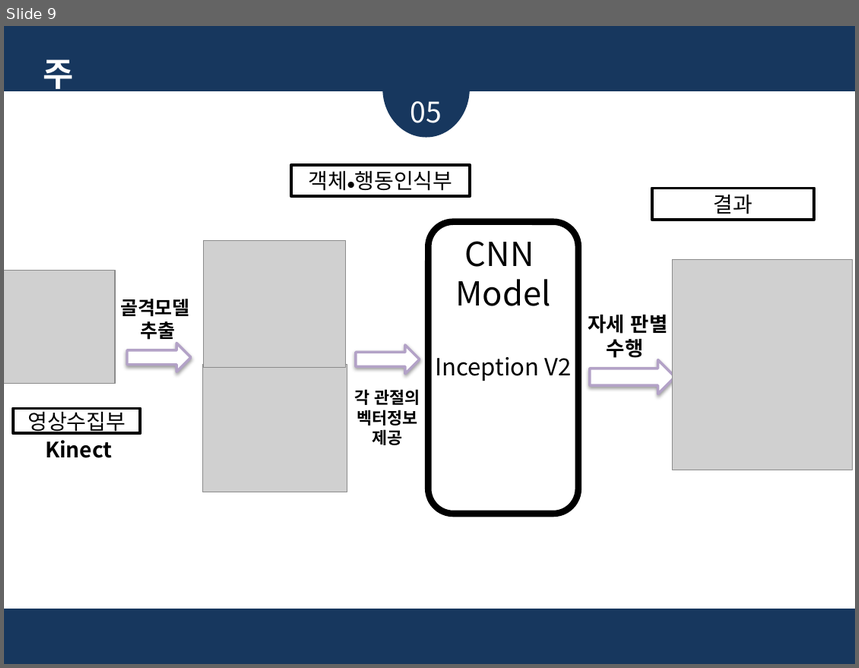
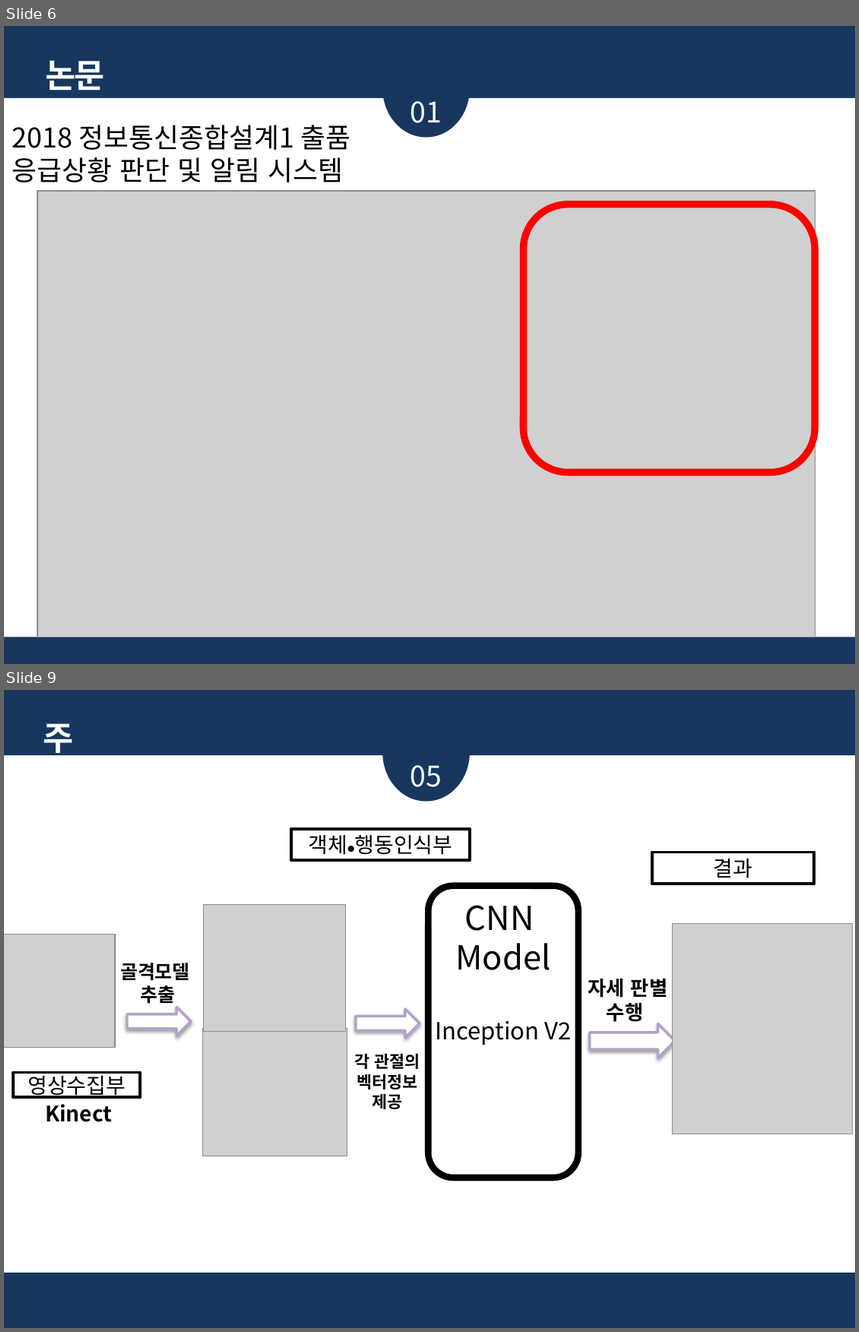
Before and after one commit to glad1470/2019_research, a slide deck: Doc/주제 선정 및 시장 조사_19.03.19/졸업논문 주제_임광효_김준영_2.pptx. Shown one above the other, each under a label of ours: slide 9 before the commit, slides 6 and 9 after it; the slides between them are not shown. The pictures are 859x668 and 859x1332 pixels, drawn with LibreOffice and Linux fonts; fonts in the diff are those of the drawing; grey boxes stand for pictures. Boxes give left, top, right and bottom in pixels: in the first picture for what was removed or moved away, otherwise in the second. Text is boxed around its words. In the diff, an @@ line names an element or a change of style, - is before the commit and + after.

```diff
--- a/Doc/주제 선정 및 시장 조사_19.03.19/졸업논문 주제_임광효_김준영_2.pptx
+++ b/Doc/주제 선정 및 시장 조사_19.03.19/졸업논문 주제_임광효_김준영_2.pptx
@@ slide 6 added at bbox=[4, 26, 855, 664], background #17375E @@
@@ ellipse added at bbox=[382, 40, 470, 138], fill #17375E @@
@@ text added at bbox=[44, 60, 105, 135], 28 pt, text #FFFFFF, bold @@
+논문 주제
@@ rectangle added at bbox=[4, 98, 855, 638], fill #FFFFFF @@
@@ text added at bbox=[411, 101, 442, 123], 24 pt, text #FFFFFF @@
+01
@@ text added at bbox=[12, 125, 351, 183], 23 pt, text #000000 @@
+2018 정보통신종합설계1 출품
+응급상황 판단 및 알림 시스템
@@ picture added at bbox=[37, 191, 814, 638] @@
@@ rounded rectangle added at bbox=[523, 205, 815, 473], outline #FF0000 6 pt @@
```
Also in this commit, not shown: 8 slides changed, 1 other slide added, 3 slides removed.
